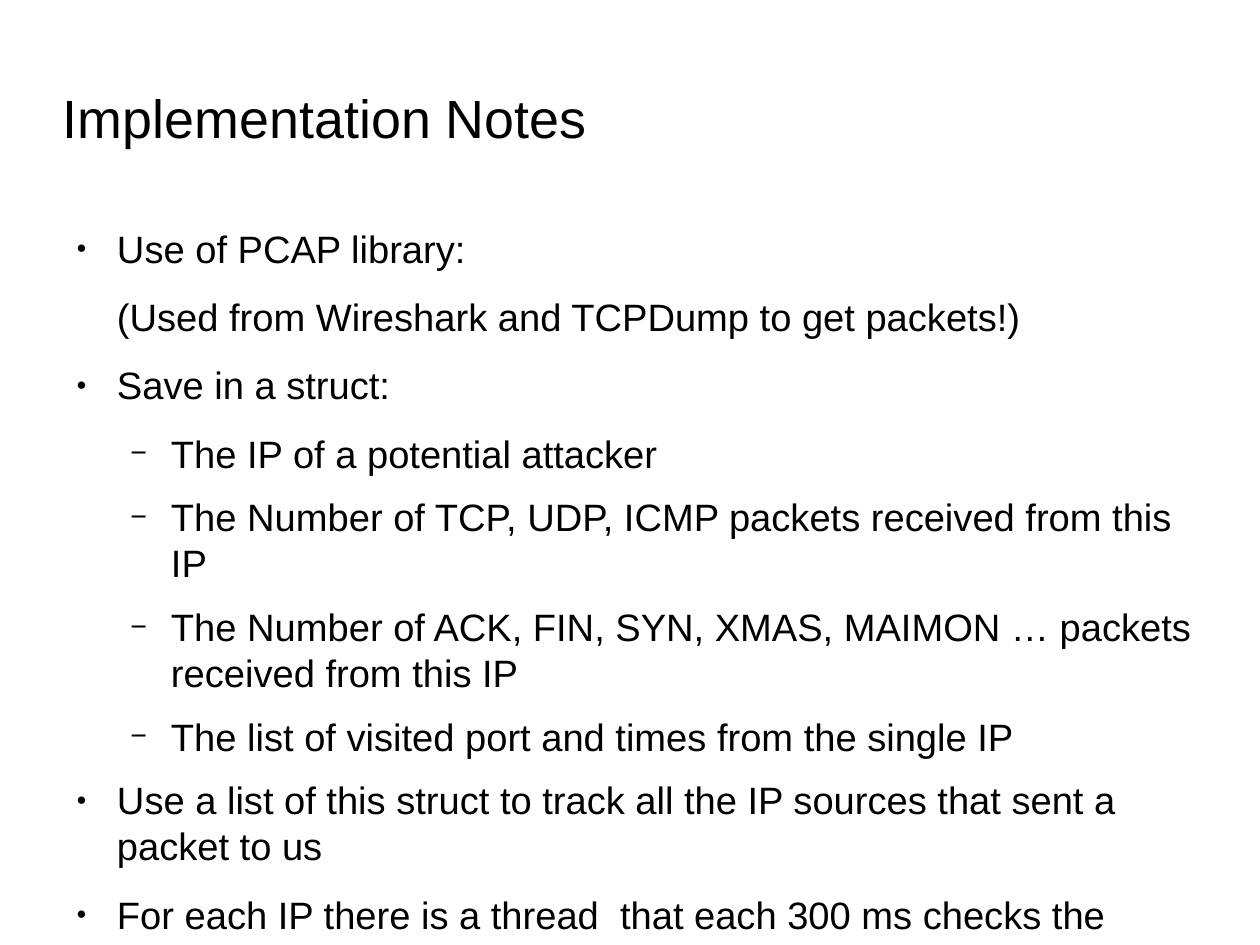
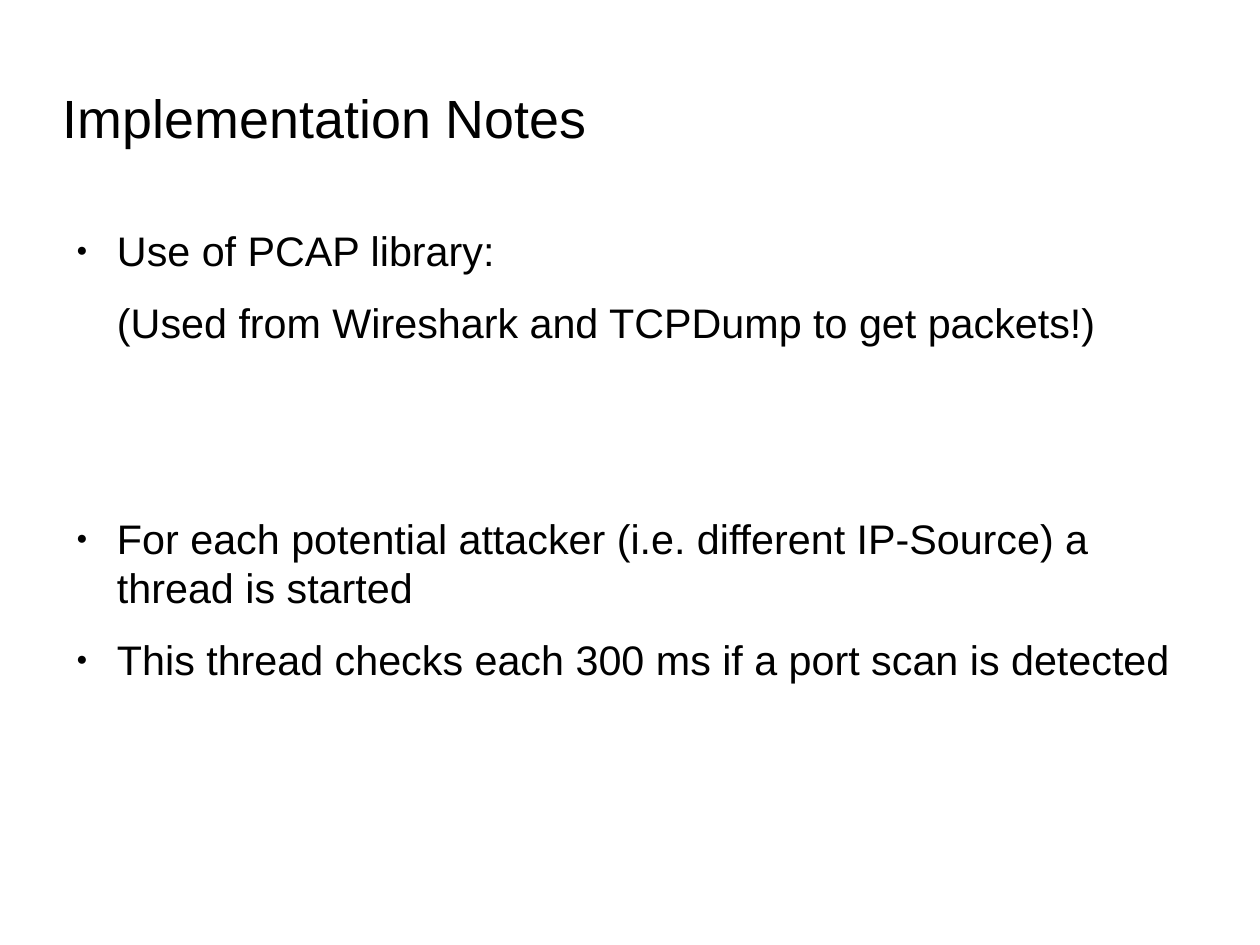
Before and after one commit to herrBez/PortScanner, a slide deck: slide 20 of slides/presentation.odp. Drawn at 1260x945 pixels with LibreOffice and Linux fonts; fonts in the diff are those of the drawing; background and template pictures are left out. Boxes give left, top, right and bottom in pixels: in the first picture for what was removed or moved away, otherwise in the second. Text is boxed around its words. In the diff, an @@ line names an element or a change of style, - is before the commit and + after.

```diff
--- a/slides/presentation.odp
+++ b/slides/presentation.odp
@@ text at (117, 236, 1095, 346): size 24.1 to 26 pt in "Use of PCAP library:", "(Used from Wireshark and TCPDump to get ..." @@
@@ text at (117, 524, 1169, 683): text changed; size 24.1 to 26 pt @@
-● Save in a struct:
-  − The IP of a potential attacker
-  − The Number of TCP, UDP, ICMP packets received from this IP
-  − The Number of ACK, FIN, SYN, XMAS, MAIMON … packets received from this IP
-  − The list of visited port and times from the single IP
-● Use a list of this struct to track all the IP sources that sent a packet to us
-● For each IP there is a thread that each 300 ms checks the score of
+● For each potential attacker (i.e. different IP-Source) a thread is started
+● This thread checks each 300 ms if a port scan is detected
```
Also in this commit, not shown: 3 other slides changed, 1 slide added, 1 slide removed.
